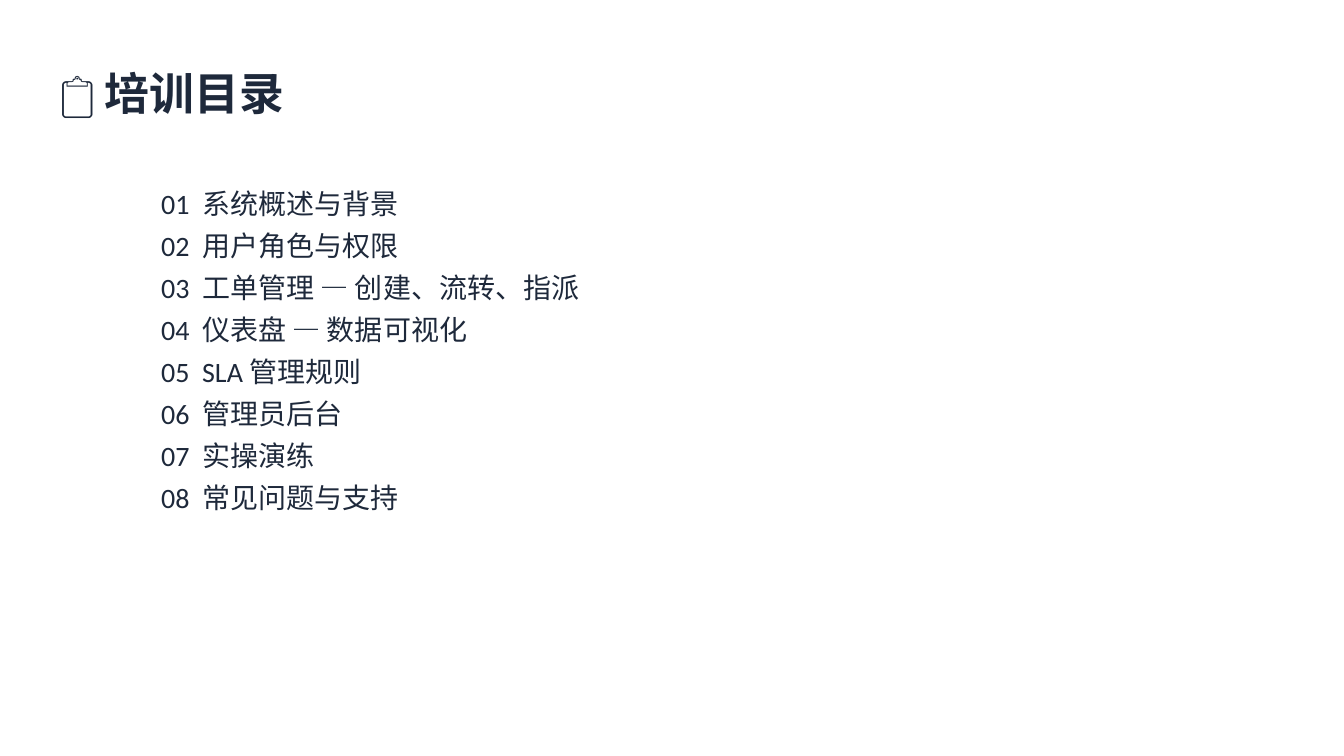
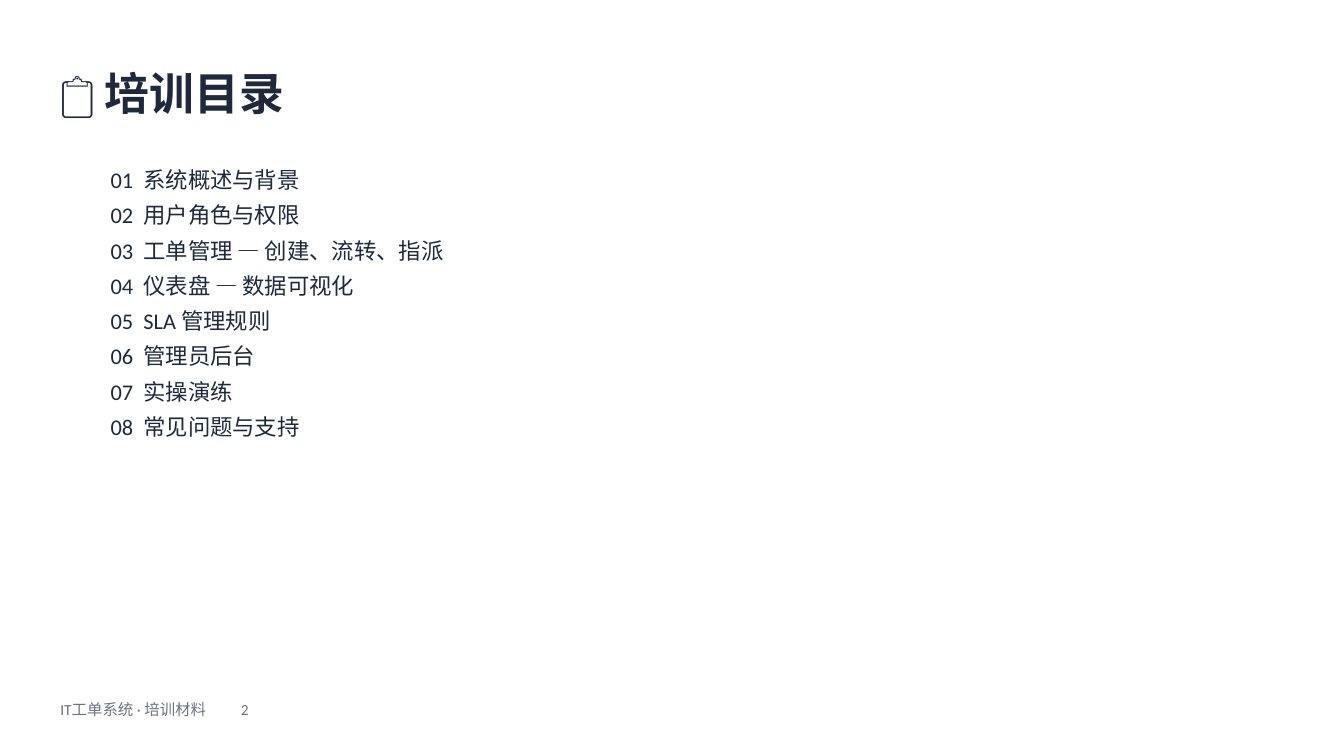
Before and after one commit to vspoptang/it-ticketing, a slide deck: slide 2 of docs/IT工单系统-培训材料.pptx. Drawn at 1344x756 pixels with LibreOffice and Linux fonts; fonts in the diff are those of the drawing. Boxes give left, top, right and bottom in pixels: in the first picture for what was removed or moved away, otherwise in the second. Text is boxed around its words. In the diff, an @@ line names an element or a change of style, - is before the commit and + after.

```diff
--- a/docs/IT工单系统-培训材料.pptx
+++ b/docs/IT工单系统-培训材料.pptx
@@ text "01 系统概述与背景" moved from (x1=161, y1=190, x2=579, y2=511) to (x1=111, y1=169, x2=444, y2=437) @@
@@ text "01 系统概述与背景" at (x1=111, y1=169, x2=444, y2=437): size 20 to 16 pt @@
@@ text added at (x1=60, y1=702, x2=249, y2=716), 11 pt, text #6B7280 @@
+IT工单系统 · 培训材料 2
```
Also in this commit, not shown: 14 other slides changed, 2 other files.
